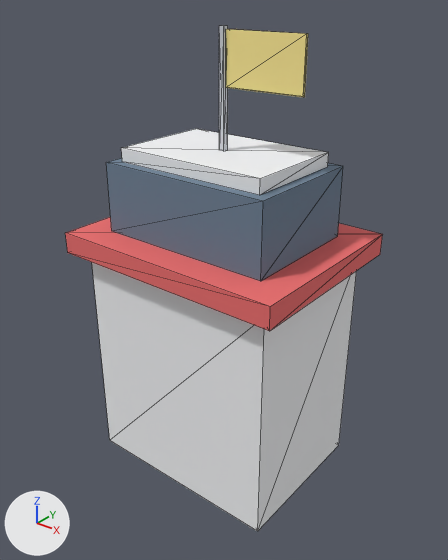
Renders of the glTF model examples/pine-ridge-rally/models/tower.glb from each side of a commit.
One viewpoint serves both versions: a 50 mm camera at (8.35, -10.42, 11.4) aimed at (0.09, -0.1, 5.0). The lights are fixed; the arrows at lower left show +X, +Y and +Z. The older version comes first. Mesh edges are drawn as thin lines. Vertices at exactly the same position are counted once.

Before the edit, the objects in view are built like this:
```python
me_tower = bpy.data.meshes.new('tower')
me_tower.from_pydata(...)  # a box spanning x -2.5..2.5, y -1.88..1.88, z 0.0..5.62; a box spanning x -2.88..2.88, y -2.25..2.25, z 5.62..6.12; a box spanning x -2.12..2.12, y -1.5..1.5, z 6.12..7.75; a box spanning x -1.88..1.88, y -1.25..1.25, z 7.75..8.06; a box spanning x -0.06..0.06, y -0.06..0.06, z 8.06..10.56; a box spanning x 0.06..1.94, y 0.0..0.06, z 9.38..10.5
me_tower.materials.append(mat_vertex_colours)
ob_tower = bpy.data.objects.new('tower', me_tower)
ob_tower.location = (0.0, 0.0, 0.0)
```
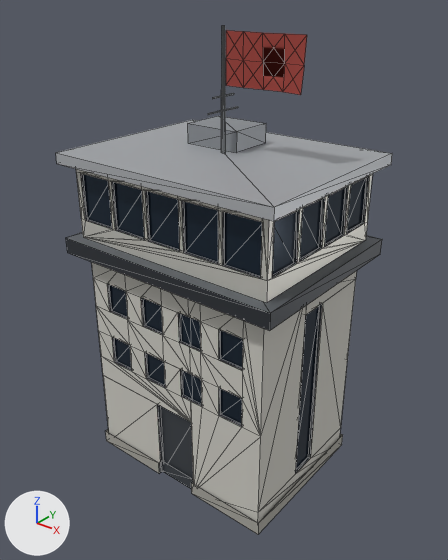
The change, as a diff of the scene's bpy script:
```diff
--- a/examples/pine-ridge-rally/models/tower.glb.py
+++ b/examples/pine-ridge-rally/models/tower.glb.py
@@ mat_rough_0_92 @@
+mat_rough_0_92 = bpy.data.materials.new('rough 0.92')
+mat_rough_0_92.use_nodes = True; mat_rough_0_92.node_tree.nodes.clear()
+_N = mat_rough_0_92.node_tree.nodes; _L = mat_rough_0_92.node_tree.links
+n0 = _N.new('ShaderNodeBsdfPrincipled'); n0.name = 'Principled BSDF'
+n0.inputs[2].default_value = 0.92  # 'Roughness'
+n1 = _N.new('ShaderNodeOutputMaterial'); n1.name = 'Material Output'
+n2 = _N.new('ShaderNodeVertexColor'); n2.name = 'Color Attribute'
+_L.new(n0.outputs[0], n1.inputs[0])  # 'BSDF' to 'Surface'
+_L.new(n2.outputs[0], n0.inputs[0])  # 'Color' to 'Base Color'
@@ mat_metal_0_3_rough_0_5 @@
+mat_metal_0_3_rough_0_5 = bpy.data.materials.new('metal 0.3 rough 0.5')
+mat_metal_0_3_rough_0_5.use_nodes = True; mat_metal_0_3_rough_0_5.node_tree.nodes.clear()
+_N = mat_metal_0_3_rough_0_5.node_tree.nodes; _L = mat_metal_0_3_rough_0_5.node_tree.links
+n0 = _N.new('ShaderNodeBsdfPrincipled'); n0.name = 'Principled BSDF'
+n0.inputs[1].default_value = 0.3  # 'Metallic'
+n1 = _N.new('ShaderNodeOutputMaterial'); n1.name = 'Material Output'
+n2 = _N.new('ShaderNodeVertexColor'); n2.name = 'Color Attribute'
+_L.new(n0.outputs[0], n1.inputs[0])  # 'BSDF' to 'Surface'
+_L.new(n2.outputs[0], n0.inputs[0])  # 'Color' to 'Base Color'
@@ mat_metal_0_4_rough_0_5 @@
+mat_metal_0_4_rough_0_5 = bpy.data.materials.new('metal 0.4 rough 0.5')
+mat_metal_0_4_rough_0_5.use_nodes = True; mat_metal_0_4_rough_0_5.node_tree.nodes.clear()
+_N = mat_metal_0_4_rough_0_5.node_tree.nodes; _L = mat_metal_0_4_rough_0_5.node_tree.links
+n0 = _N.new('ShaderNodeBsdfPrincipled'); n0.name = 'Principled BSDF'
+n0.inputs[1].default_value = 0.4  # 'Metallic'
+n1 = _N.new('ShaderNodeOutputMaterial'); n1.name = 'Material Output'
+n2 = _N.new('ShaderNodeVertexColor'); n2.name = 'Color Attribute'
+_L.new(n0.outputs[0], n1.inputs[0])  # 'BSDF' to 'Surface'
+_L.new(n2.outputs[0], n0.inputs[0])  # 'Color' to 'Base Color'
@@ mat_rough_0_9 @@
+mat_rough_0_9 = bpy.data.materials.new('rough 0.9')
+mat_rough_0_9.use_nodes = True; mat_rough_0_9.node_tree.nodes.clear()
+_N = mat_rough_0_9.node_tree.nodes; _L = mat_rough_0_9.node_tree.links
+n0 = _N.new('ShaderNodeBsdfPrincipled'); n0.name = 'Principled BSDF'
+n0.inputs[2].default_value = 0.9  # 'Roughness'
+n1 = _N.new('ShaderNodeOutputMaterial'); n1.name = 'Material Output'
+n2 = _N.new('ShaderNodeVertexColor'); n2.name = 'Color Attribute'
+_L.new(n0.outputs[0], n1.inputs[0])  # 'BSDF' to 'Surface'
+_L.new(n2.outputs[0], n0.inputs[0])  # 'Color' to 'Base Color'
@@ mat_metal_0_7_rough_0_08 @@
+mat_metal_0_7_rough_0_08 = bpy.data.materials.new('metal 0.7 rough 0.08')
+mat_metal_0_7_rough_0_08.use_nodes = True; mat_metal_0_7_rough_0_08.node_tree.nodes.clear()
+_N = mat_metal_0_7_rough_0_08.node_tree.nodes; _L = mat_metal_0_7_rough_0_08.node_tree.links
+n0 = _N.new('ShaderNodeBsdfPrincipled'); n0.name = 'Principled BSDF'
+n0.inputs[1].default_value = 0.7  # 'Metallic'
+n0.inputs[2].default_value = 0.08  # 'Roughness'
+n1 = _N.new('ShaderNodeOutputMaterial'); n1.name = 'Material Output'
+n2 = _N.new('ShaderNodeVertexColor'); n2.name = 'Color Attribute'
+_L.new(n0.outputs[0], n1.inputs[0])  # 'BSDF' to 'Surface'
+_L.new(n2.outputs[0], n0.inputs[0])  # 'Color' to 'Base Color'
@@ mat_metal_0_45_rough_0_5 @@
+mat_metal_0_45_rough_0_5 = bpy.data.materials.new('metal 0.45 rough 0.5')
+mat_metal_0_45_rough_0_5.use_nodes = True; mat_metal_0_45_rough_0_5.node_tree.nodes.clear()
+_N = mat_metal_0_45_rough_0_5.node_tree.nodes; _L = mat_metal_0_45_rough_0_5.node_tree.links
+n0 = _N.new('ShaderNodeBsdfPrincipled'); n0.name = 'Principled BSDF'
+n0.inputs[1].default_value = 0.45  # 'Metallic'
+n1 = _N.new('ShaderNodeOutputMaterial'); n1.name = 'Material Output'
+n2 = _N.new('ShaderNodeVertexColor'); n2.name = 'Color Attribute'
+_L.new(n0.outputs[0], n1.inputs[0])  # 'BSDF' to 'Surface'
+_L.new(n2.outputs[0], n0.inputs[0])  # 'Color' to 'Base Color'
@@ me_tower @@
-me_tower.from_pydata(...)  # 48 vertices, 72 faces; spans x -2.88..2.88, y -2.25..2.25, z 0.0..10.56
-me_tower.materials.append(mat_vertex_colours)
+me_tower.from_pydata(...)  # 452 vertices, 807 faces; spans x -2.88..2.88, y -2.25..2.25, z 0.0..10.56
+# me_tower part 1: a new loose piece, a box spanning x -2.88..2.88, y -2.25..2.25, z 5.63..6.0, in mat_metal_0_45_rough_0_5
+# me_tower part 2: a new loose piece, a box spanning x -2.88..2.88, y -2.25..2.25, z 7.75..8.0, in mat_metal_0_45_rough_0_5
+# me_tower part 3: the loose piece of 8 vertices spanning x -0.06..0.06, y -0.06..0.06, z 8.06..10.56 is rebuilt with 12 vertices and now spans x -0.04..0.04, y -0.05..0.05, z 8.0..10.56, in mat_metal_0_3_rough_0_5
+# me_tower part 4: the loose piece of 8 vertices spanning x 0.06..1.94, y 0.0..0.06, z 9.38..10.5 is rebuilt with 15 vertices and now spans x 0.06..1.9, y -0.03..0.09, z 9.42..10.48, in mat_rough_0_9
+# me_tower part 5: the loose piece of 8 vertices spanning x -2.12..2.12, y -1.5..1.5, z 6.12..7.75 is rebuilt with 177 vertices and now spans x -2.6..2.6, y -1.97..1.97, z 6.0..7.75
+# me_tower part 6: a new loose piece of 16 vertices spanning x -2.56..2.56, y -1.94..1.94, z 0.0..0.35
+# me_tower part 7
+# 20 vertices are removed from x -2.88..2.88, y -2.25..2.25, z 5.62..8.06
+# 36 faces are deleted
+# 113 vertices are added at x -2.5..2.5, y -1.88..1.88, z 0.0..9.22
+# 5 new vertices lie (0.0, 0.0, 2.15) away from vertices in x -2.5..2.5, y -1.88..1.88, z 0.0..0.6
+# 68 new vertices lie (0.0, 0.07, 0.0) away from vertices in x -2.0..2.0, y -1.88..1.81, z 2.75..4.95
+# 9 new vertices lie (0.0, 0.0, 0.68) away from vertices in x -1.38..2.0, y -1.88..1.88, z 4.95
+# 6 new vertices lie (-0.5, 0.0, 0.0) away from vertices in x -2.0, y -1.88..1.88, z 3.5..4.95
+# 11 new vertices lie (0.0, 0.7, 0.0) away from vertices in x -2.5..2.5, y -0.35, z 0.6..9.22
+# 169 new faces join them, mat_rough_0_92
+# 158 new faces join them, mat_rough_0_9
+# 2 new faces join them, mat_metal_0_4_rough_0_5
+# 40 new faces join them, mat_metal_0_7_rough_0_08
+# 10 new faces join them, mat_metal_0_45_rough_0_5
+# 12 new faces join them, mat_metal_0_3_rough_0_5
+me_tower.materials.append(mat_rough_0_92)
+me_tower.materials.append(mat_rough_0_9)
+me_tower.materials.append(mat_metal_0_4_rough_0_5)
+me_tower.materials.append(mat_metal_0_7_rough_0_08)
+me_tower.materials.append(mat_metal_0_45_rough_0_5)
+me_tower.materials.append(mat_metal_0_3_rough_0_5)
```

Boxes (x1, y1, x2, y2) around the edits, measured in the pictures (448 x 560 px):
'tower', reshaped, recoloured (darker): before (65, 25, 383, 531); after (56, 26, 392, 534)
part 1 of me_tower, added: after (66, 232, 382, 331)
part 2 of me_tower, added: after (56, 120, 392, 221)
part 3 of me_tower, rebuilt: before (219, 25, 228, 151); after (221, 26, 226, 153)
part 4 of me_tower, rebuilt: before (226, 29, 308, 97); after (226, 30, 307, 95)
part 5 of me_tower, rebuilt: before (106, 158, 343, 281); after (76, 169, 372, 303)
part 6 of me_tower, added: after (106, 429, 343, 534)
part 7 of me_tower, reshaped: before (65, 129, 383, 531); after (92, 93, 357, 523)
